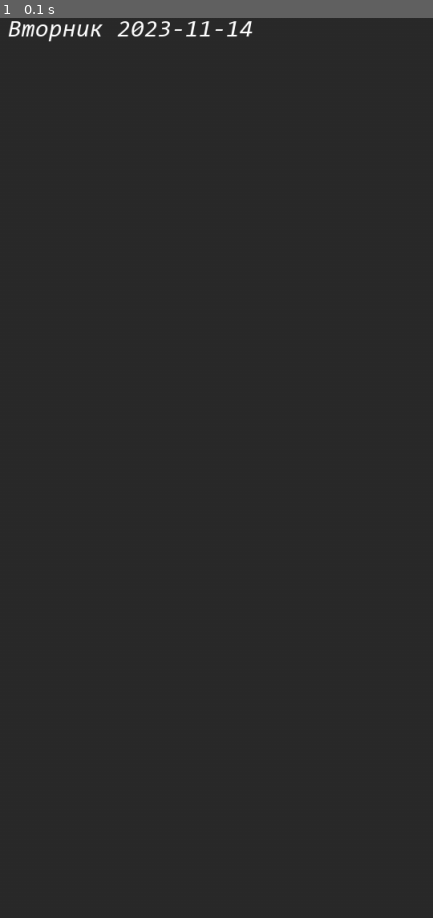
Above: before the commit, frame 1.
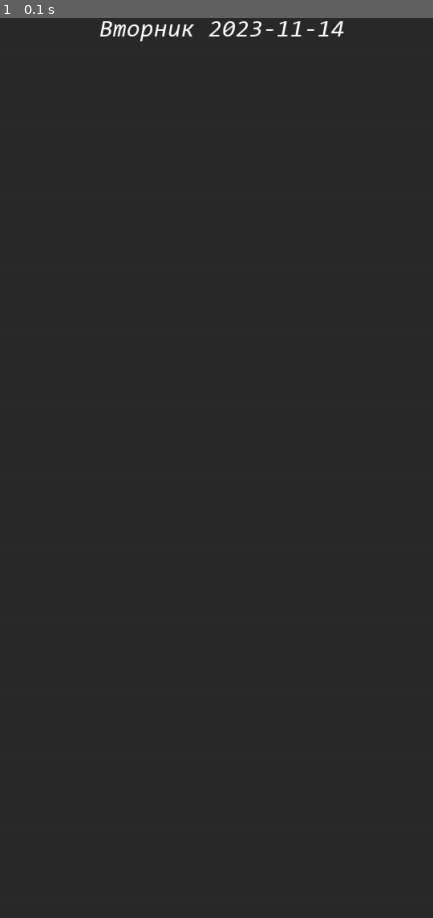
Above: after the commit, the same moment.

Repository: MR-Geri/diary
Game: pygame game, started from main.py
The game is run twice, just before and just after one commit, with the same random seed, the same clock (stepped at 60 frames per second) and the same inputs.
Inputs:
- Up to frame 1 (0.1 s): no input

The runs differ from the first frame. In frame 1, 0.7% of the frame differs, in the area x 1-80%, y 0-3%.

Commit message:
Переключение дней свайпами

Diff:
--- a/main.py
+++ b/main.py
@@ -1,4 +1,3 @@
-import math
 import random
 
 import pygame
@@ -120,8 +119,9 @@
         lessons = self.file[self.day]['lessons']
         date = datetime.date.today() - datetime.timedelta(days=datetime.date.today().weekday())
         date += datetime.timedelta(days=self.day)
-        text_print(message=f'{self.file[self.day]["day"]} {date}',
-                   x=(2 / 100) * width,
+        text = f'{self.file[self.day]["day"]} {date}'
+        text_print(message=text,
+                   x=(2 / 100) * width + width / self.card_text_obr * (self.card_text_obr - len(text)) / 2,
                    y=0,
                    font_size=self.cards_text_size)
         for i in range(len(lessons)):
